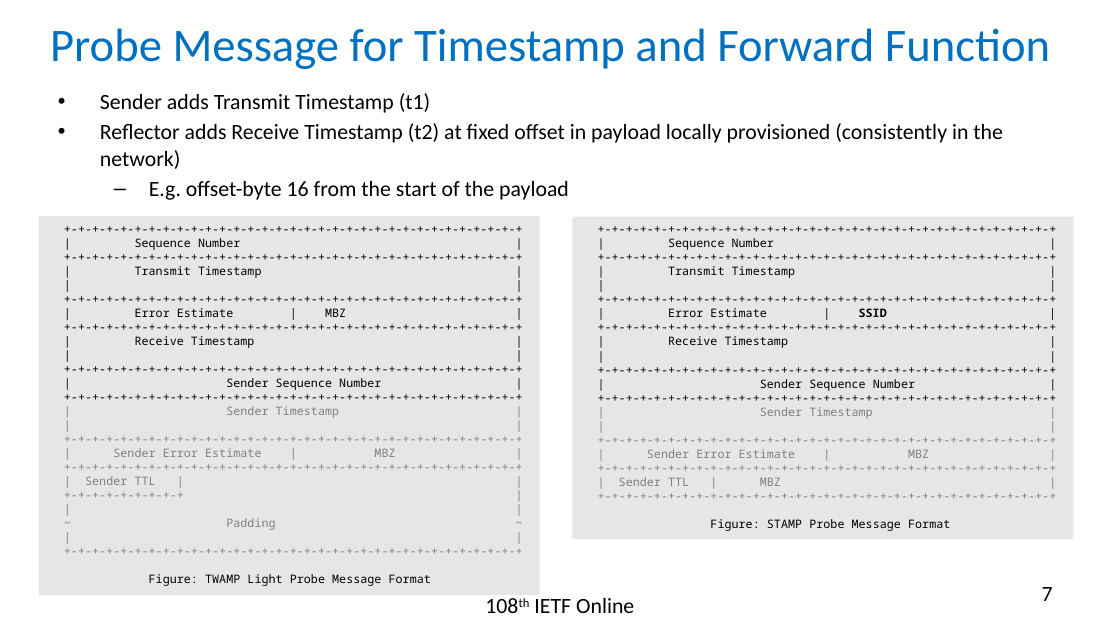
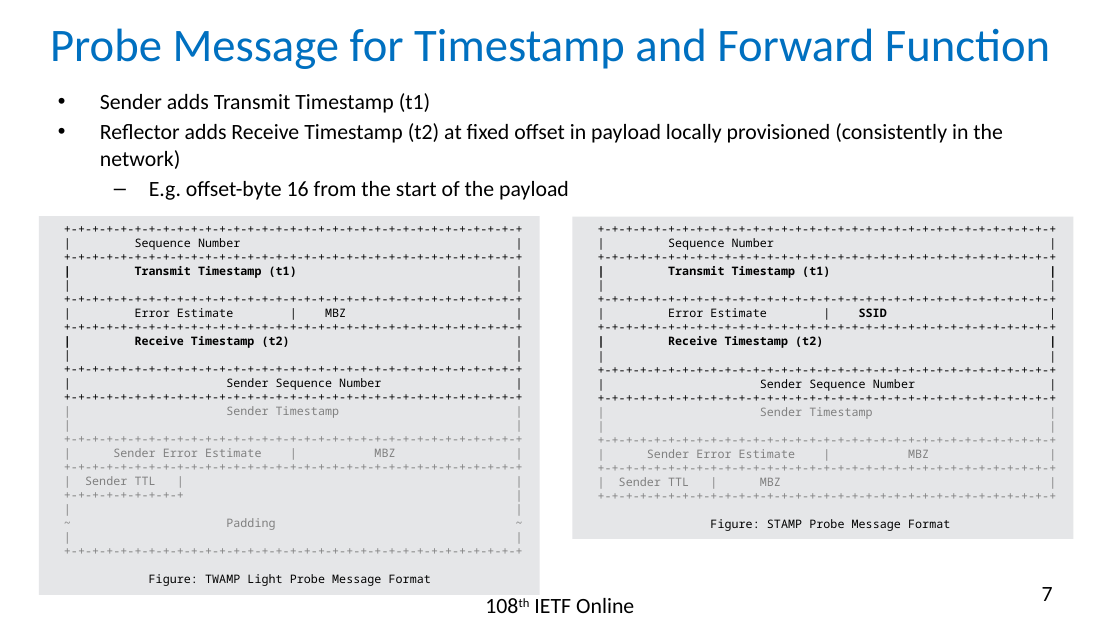
Before and after one commit to rakgandhi/ietf-slides, a slide deck: slide 7 of draft-gandhi-spring-sr-enhanced-plm-02.pptx. Drawn at 1120x630 pixels with LibreOffice and Linux fonts; fonts in the diff are those of the drawing. Boxes give left, top, right and bottom in pixels: in the first picture for what was removed or moved away, otherwise in the second. Text is boxed around its words. In the diff, an @@ line names an element or a change of style, - is before the commit and + after.

```diff
--- a/draft-gandhi-spring-sr-enhanced-plm-02.pptx
+++ b/draft-gandhi-spring-sr-enhanced-plm-02.pptx
@@ text in rectangle at (135,266,297,278): text changed; bold on @@
-| Transmit Timestamp |
+| Transmit Timestamp (t1) |
@@ text in rectangle at (668,266,830,278): text changed; bold on @@
-| Transmit Timestamp |
+| Transmit Timestamp (t1) |
@@ text in rectangle at (135,336,290,348): text changed; bold on @@
-| Receive Timestamp |
+| Receive Timestamp (t2) |
@@ text in rectangle at (668,336,823,348): text changed; bold on @@
-| Receive Timestamp |
+| Receive Timestamp (t2) |
```
Also in this commit, not shown: 1 other file.
